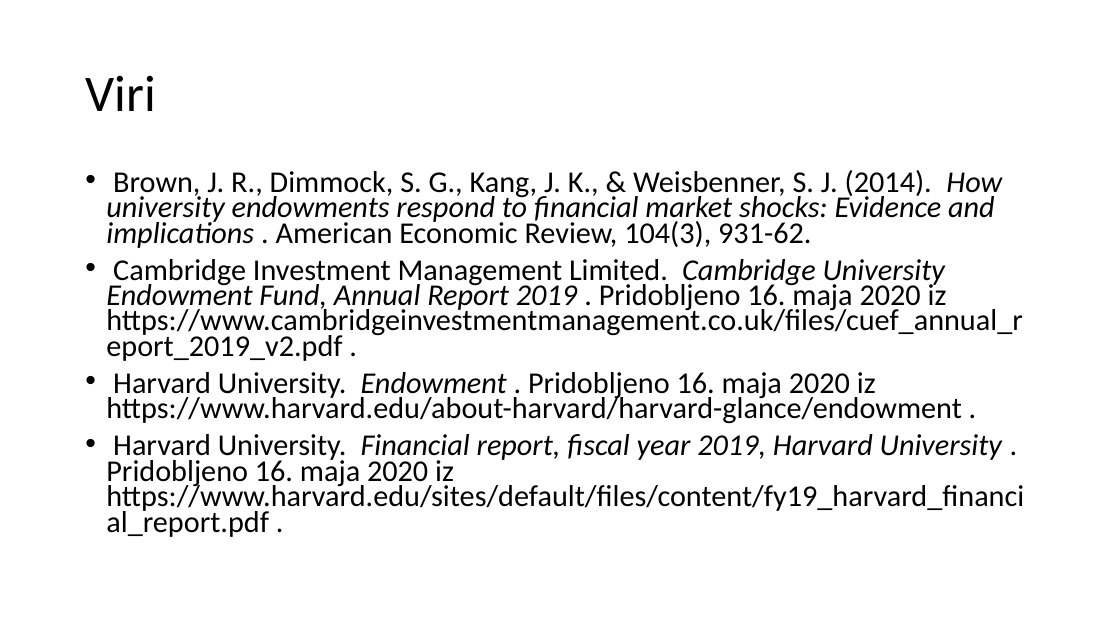
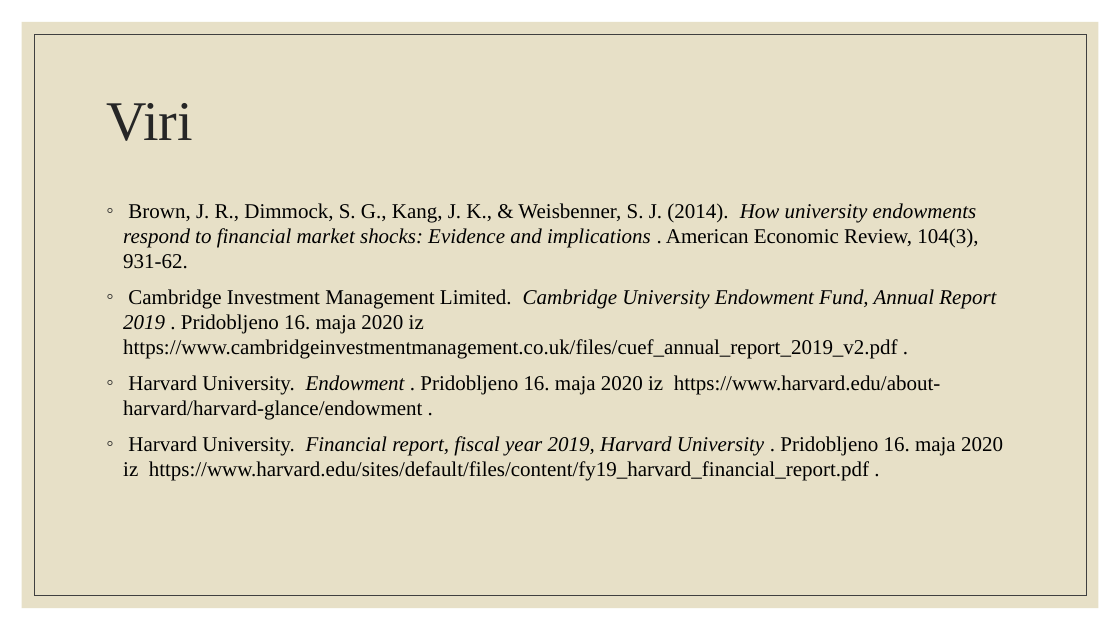
Before and after one commit to ines-silc/FTI-Seminarska-naloga, a slide deck: slide 10 of prosojnice.pptx (slide 5 before the commit). Drawn at 1120x630 pixels with LibreOffice and Linux fonts; fonts in the diff are those of the drawing. Boxes give left, top, right and bottom in pixels: in the first picture for what was removed or moved away, otherwise in the second. Text is boxed around its words. In the diff, an @@ line names an element or a change of style, - is before the commit and + after.

```diff
--- a/prosojnice.pptx
+++ b/prosojnice.pptx
@@ rectangle added at [22, 22, 1099, 608], fill #E7E0C7 @@
@@ rectangle added at [34, 34, 1086, 596], outline #404040 0.5 pt @@
@@ title "Viri": place and size @@
-title "Viri" at [85, 75, 155, 111]
+title "Viri" at [106, 103, 193, 141]
@@ title "Viri" at [106, 103, 193, 141]: size 44 to 48 pt, font Calibri to Times New Roman, text colour #000000 to #262626 @@
@@ text "Brown, J. R., Dimmock, S. ...": place and size @@
-text "Brown, J. R., Dimmock, S. ..." at [106, 170, 1024, 537]
+text "Brown, J. R., Dimmock, S. ..." at [123, 203, 1003, 481]
@@ text "Brown, J. R., Dimmock, S. ..." at [123, 203, 1003, 481]: size 25.9 to 18 pt, font Calibri to Times New Roman; bullet • to ◦; line spacing 0.7 to 1; less space between paragraphs @@
```
Also in this commit, not shown: 5 other slides changed, 5 slides added.
